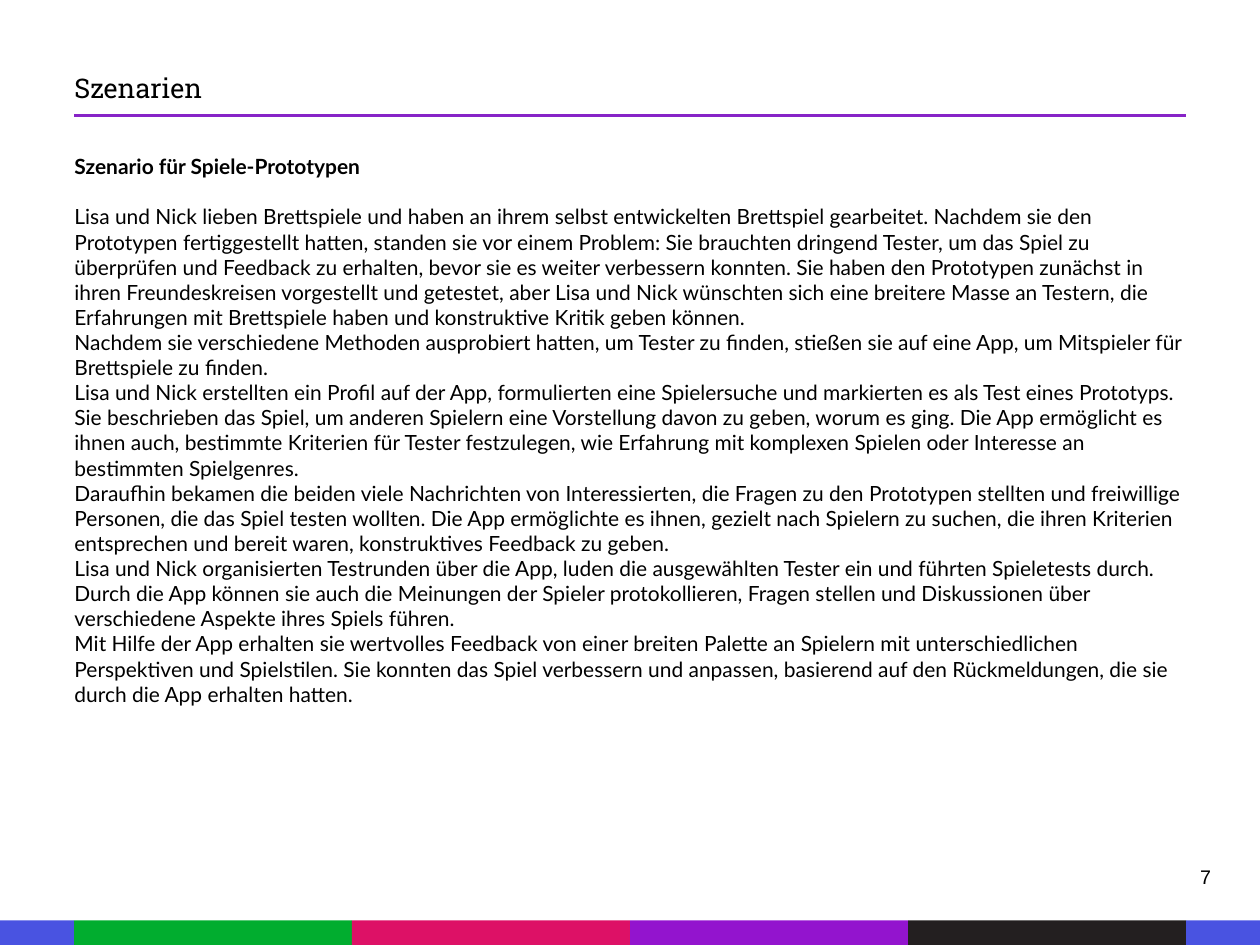
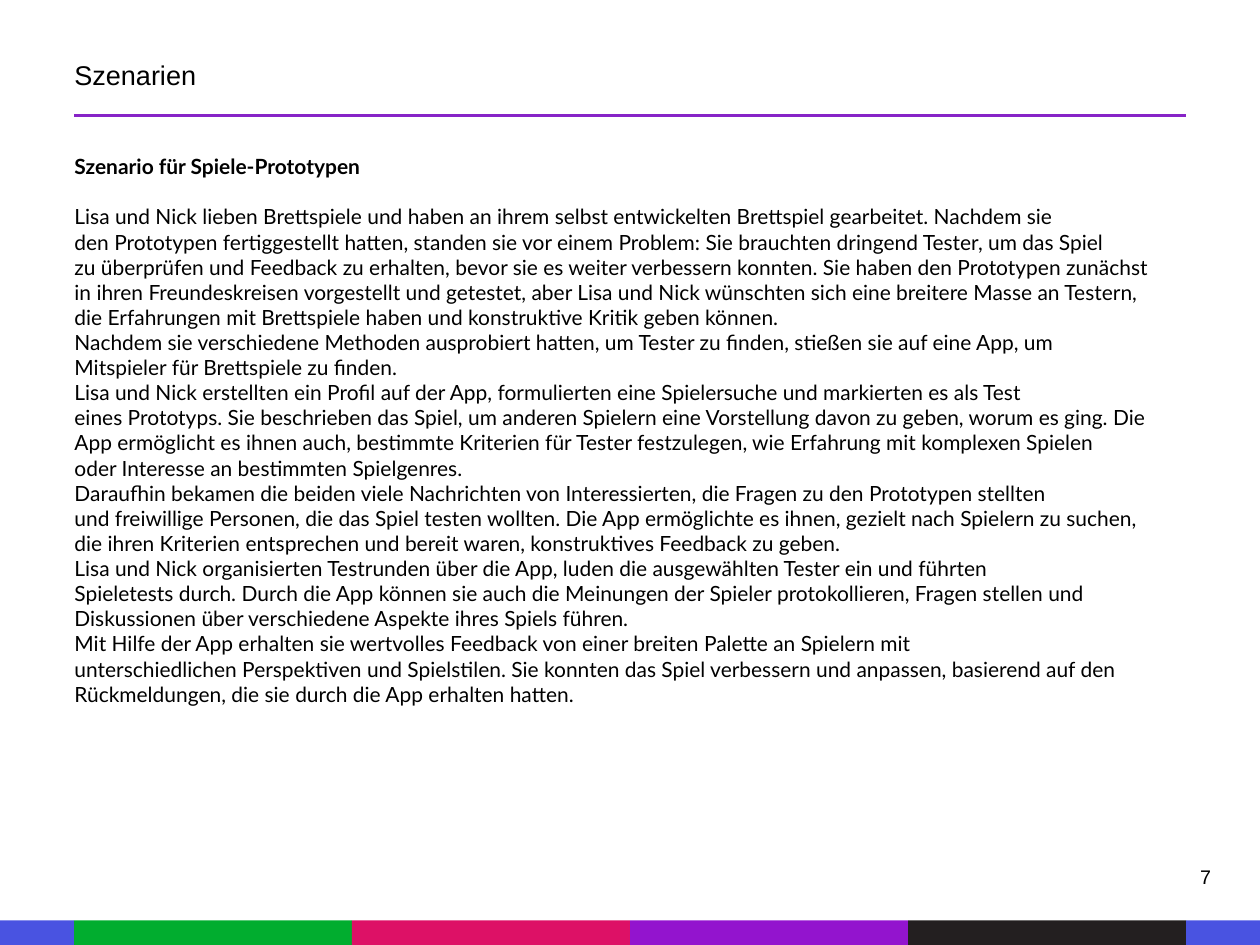
Before and after one commit to FHausen/EPWS2324HausenHeSancak, a slide deck: slide 7 of Artefakte/WS2324_HausenHeSancak_Audit2.pptx. Drawn at 1260x945 pixels with LibreOffice and Linux fonts; fonts in the diff are those of the drawing. Boxes give left, top, right and bottom in pixels: in the first picture for what was removed or moved away, otherwise in the second. Text is boxed around its words. In the diff, an @@ line names an element or a change of style, - is before the commit and + after.

```diff
--- a/Artefakte/WS2324_HausenHeSancak_Audit2.pptx
+++ b/Artefakte/WS2324_HausenHeSancak_Audit2.pptx
@@ text "Szenarien": place and size @@
-text "Szenarien" at <box>74,77,202,99</box>
+text "Szenarien" at <box>74,65,196,86</box>
@@ text "Szenarien" at <box>74,65,196,86</box>: font Roboto Slab to Arial @@
@@ text "Szenario für Spiele-Prototypen" rewrapped from <box>74,158,1182,706</box> to <box>74,158,1148,706</box> @@
```
Also in this commit, not shown: 4 other slides changed, 1 other file.
